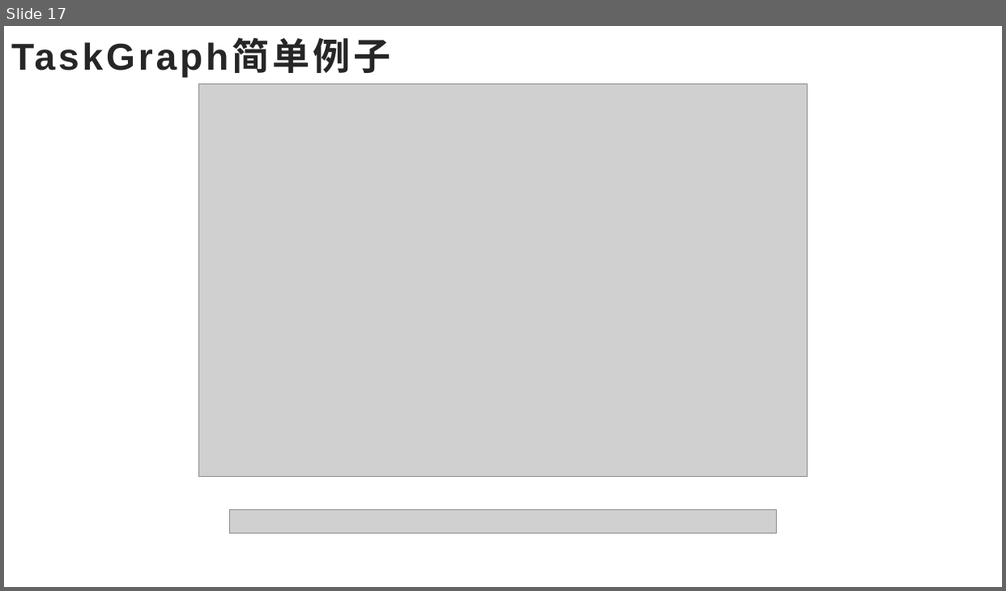
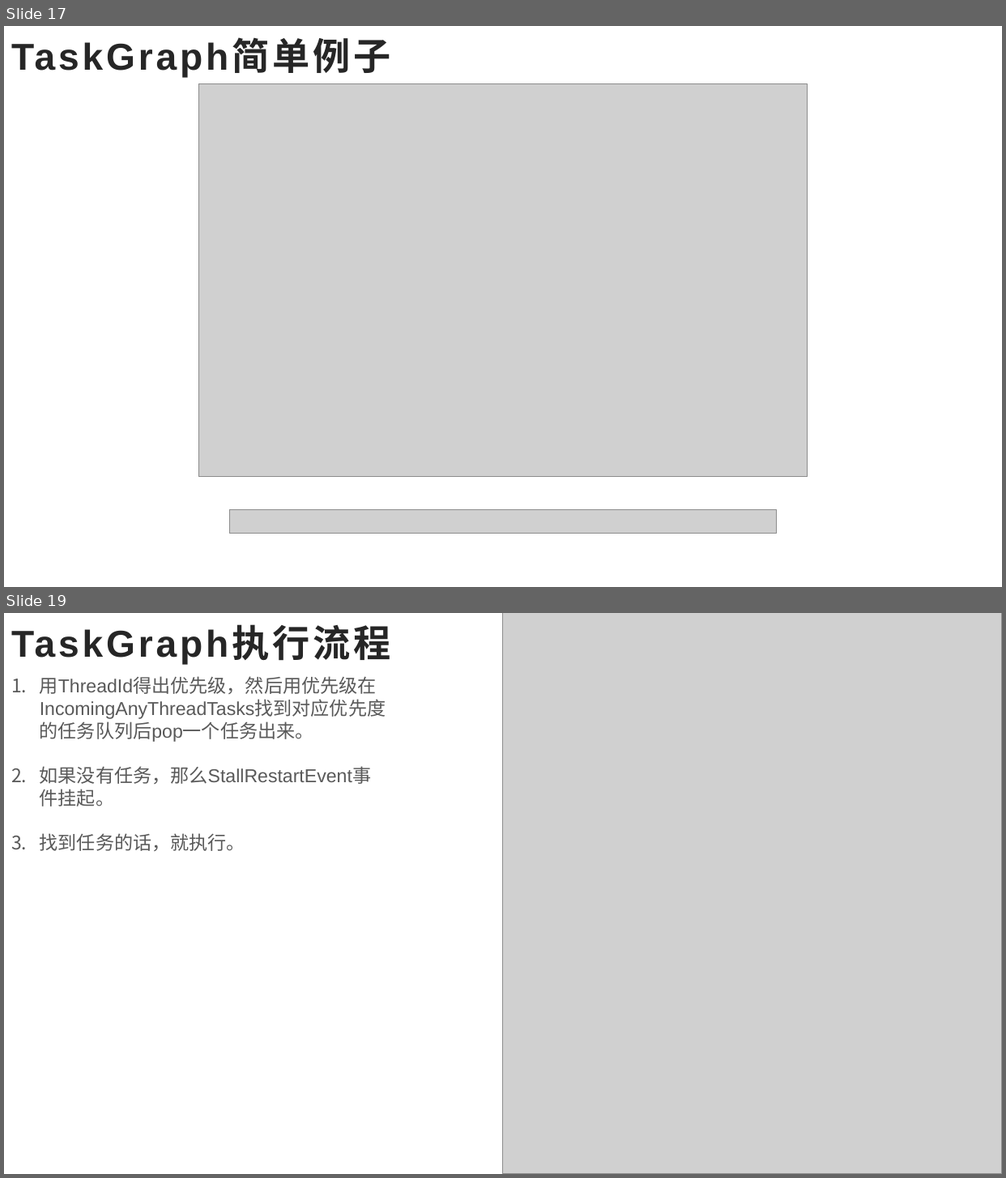
Before and after one commit to ZLam/LearnUE4, a slide deck: MultiThread/PPT/UE4_多线程.pptx. Shown one above the other, each under a label of ours: slide 17 before the commit, slides 17 and 19 after it; the slides between them are not shown. The pictures are 1006x591 and 1006x1178 pixels, drawn with LibreOffice and Linux fonts; fonts in the diff are those of the drawing; grey boxes stand for pictures. Boxes give left, top, right and bottom in pixels: in the first picture for what was removed or moved away, otherwise in the second. Text is boxed around its words. In the diff, an @@ line names an element or a change of style, - is before the commit and + after.

```diff
--- a/MultiThread/PPT/UE4_多线程.pptx
+++ b/MultiThread/PPT/UE4_多线程.pptx
@@ slide 19 added at (x1=4, y1=613, x2=1002, y2=1174), background #FFFFFF @@
@@ title added at (x1=11, y1=627, x2=391, y2=664), 36 pt, text #262626, bold @@
+TaskGraph执行流程
@@ picture added at (x1=503, y1=613, x2=1002, y2=1174) @@
@@ text added at (x1=40, y1=676, x2=377, y2=851), 18 pt, text #595959 @@
+1. 用ThreadId得出优先级，然后用优先级在IncomingAnyThreadTasks找到对应优先度的任务队列后pop一个任务出来。
+2. 如果没有任务，那么StallRestartEvent事件挂起。
+3. 找到任务的话，就执行。
```
Also in this commit, not shown: 3 other slides added, 1 slide removed.
